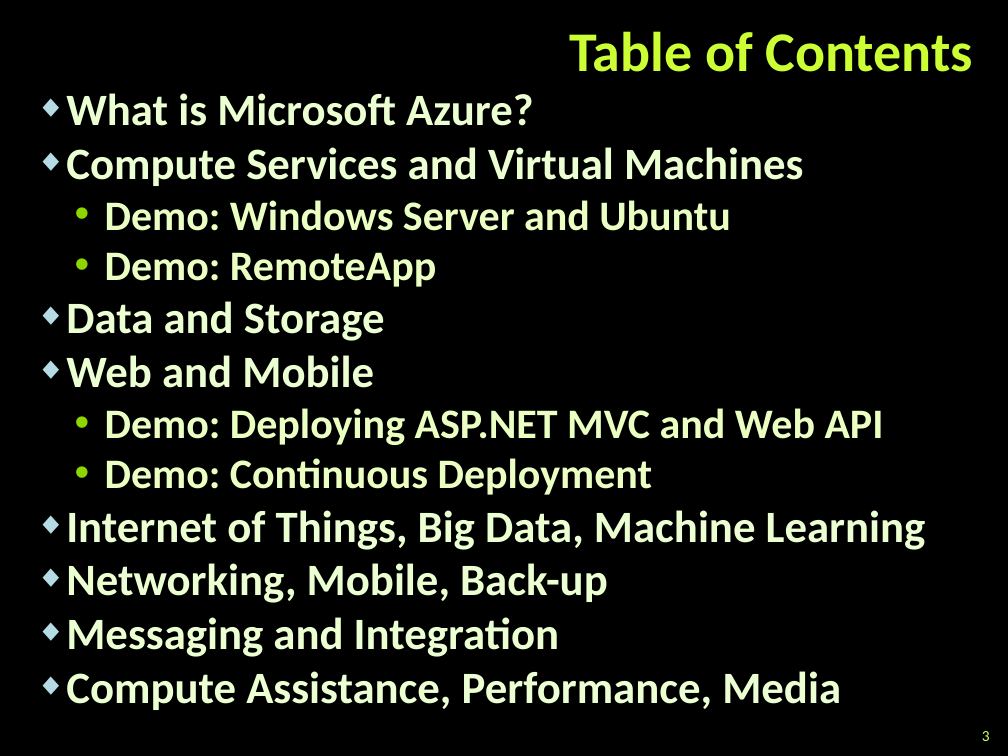
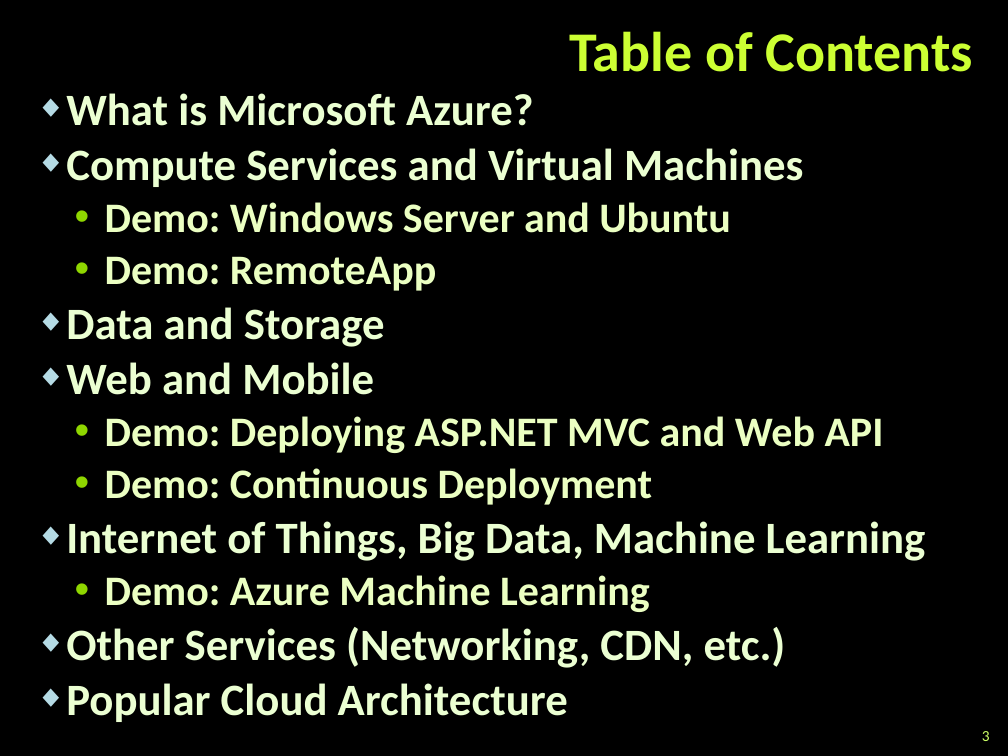
Before and after one commit to TelerikAcademy/Web-Services-and-Cloud, a slide deck: slide 3 of 09. Intro-to-Azure/Intro-to-Azure.pptx. Drawn at 1008x756 pixels with LibreOffice and Linux fonts; fonts in the diff are those of the drawing; background and template pictures are left out. Boxes give left, top, right and bottom in pixels: in the first picture for what was removed or moved away, otherwise in the second. Text is boxed around its words. In the diff, an @@ line names an element or a change of style, - is before the commit and + after.

Commit message:
Finished Intro-to-Azure.pptx

```diff
--- a/09. Intro-to-Azure/Intro-to-Azure.pptx
+++ b/09. Intro-to-Azure/Intro-to-Azure.pptx
@@ text at (66,93,926,561): more space between paragraphs @@
@@ text at (66,575,786,722): text changed @@
-◆ Networking, Mobile, Back-up
-◆ Messaging and Integration
-◆ Compute Assistance, Performance, Media
+  • Demo: Azure Machine Learning
+◆ Other Services (Networking, CDN, etc.)
+◆ Popular Cloud Architecture
```
Also in this commit, not shown: 4 other slides changed, 8 slides added, 1 slide removed.
